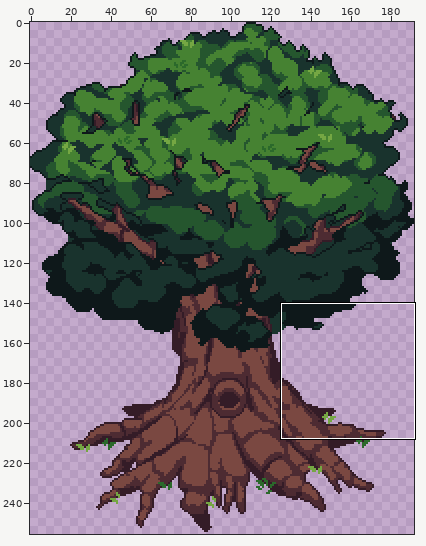
Pixel-art file -- Assets/Art/Environment/Tree.aseprite. Above: a wide view before the commit, with the close-up outlined.
Close-up. Before the commit:
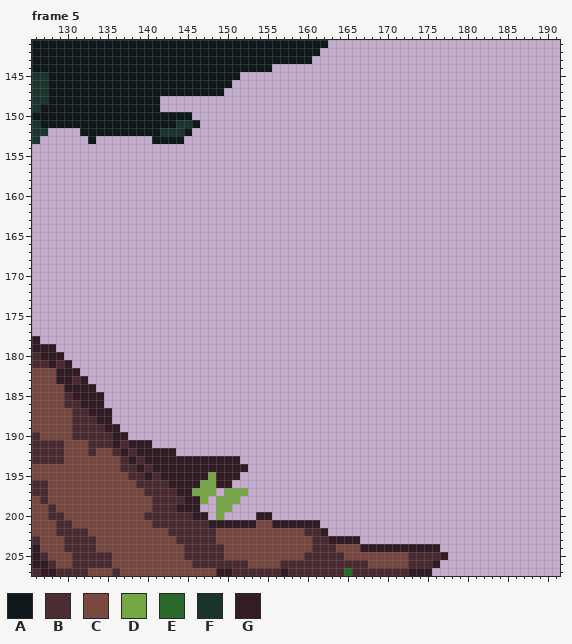
192x256 pixels, 5 frames. Shown: frame 5: x 126..191, y 141..207.
Visible layers, top first: "grass", "front leaves", "trunk", "back leaves".
Palette (. is transparent): A #0e181a  B #4d2b32  C #7a4841  D #75a743  E #2b692b  F #19332d  G #341c27
Pixels before, frame 5 (only the part around the change), first column x 126:
141 AAAAAAAAAAAAAAAAAAAAAAAAAAAAAAAAAAAAA.............................
142 AAAAAAAAAAAAAAAAAAAAAAAAAAAAAAAAAAAA..............................
143 AAAAAAAAAAAAAAAAAAAAAAAAAAAAAAAAAAA...............................
144 AAAAAAAAAAAAAAAAAAAAAAAAAAAAAA....................................
145 FFAAAAAAAAAAAAAAAAAAAAAAAA........................................
146 FFAAAAAAAAAAAAAAAAAAAAAAA.........................................
147 FFAAAAAAAAAAAAAAAAAAAAAA..........................................
148 FFAAAAAAAAAAAAAA..................................................
149 FAAAAAAAAAAAAAAA..................................................
150 AAAAAAAAAAAAAAAAAAAA..............................................
151 FAAAAAAAAAAAAAAAAAFFA.............................................
152 FF....AAAAAAAAAAFFFA..............................................
153 F......A.......AAAA...............................................
154 ..................................................................
155 ..................................................................
156 ..................................................................
157 ..................................................................
158 ..................................................................
159 ..................................................................
160 ..................................................................
161 ..................................................................
162 ..................................................................
163 ..................................................................
164 ..................................................................
165 ..................................................................
166 ..................................................................
167 ..................................................................
168 ..................................................................
169 ..................................................................
170 ..................................................................
171 ..................................................................
172 ..................................................................
173 ..................................................................
174 ..................................................................
175 ..................................................................
176 ..................................................................
177 ..................................................................
178 G.................................................................
179 GGG...............................................................
180 BGGG..............................................................
181 BBGBG.............................................................
182 CCCGGG............................................................
183 CCCGGBG...........................................................
184 CCCCGGGG..........................................................
185 CCCCBGGGG.........................................................
186 CCCCBBGGG.........................................................
187 CCCCCBBGGG........................................................
188 CCCCCBBBGG........................................................
189 CCCCCBBBBGG.......................................................
190 BCCCCBBBBBGG......................................................
191 BBBBCCCBBBGBGGG...................................................
192 BBBBCCCBCCBGBGGGGG................................................
193 BBBBCCCCCCCBGBGGGGGGGGGGGG........................................
194 CCCCCCCCCCCBBGBGGGGGGGGGGGG.......................................
195 CCCCCCCCCCCCBBGBGGGGGGDGGG........................................
196 BBCCCCCCCCCCCBBBBGGGGDDGG.........................................
197 BBCCCCCCCCCCCCBBBBGGDDD.DDD.......................................
198 CBCCCCCCCCCCCCCBBBBGGD.DDD........................................
199 CCBCCCCCCCCCCCCBBBGGG..DD.........................................
200 CCBBCCCCCCCCCCBBBBBBGG.D....GG....................................
201 CCCBBCCCCCCCCCCBBBBBBBGGGGGGCCGGGGGG..............................
202 CCCBBBBCCCCCCCCCCBBBBBBCCCCCCCCCCCBBG.............................
203 BCCCBBBBCCCCCCCCCCBBBBBCCCCCCCCCCCCBBGGGG.........................
204 GCCCBBBBCCCCCCCCCCCBBBBBCCCCCCCCCCCBBBCCCGGGGGGGGGG...............
205 GBCCCBBBBBCCCCCCCCCBBBBBCCCCCCCCCCBBBBBCCCCCCCCBBBBG..............
206 GGBCCBBBBBCCCCCCCCCCBBBBBBBCCCCBBBBBBBBBBBCCCCCBBBG...............
207 BGGBBBBCCCBCCCCCCCCCCCCGGBBBBBBGBBBBBBBEBBBBBBBGGG................
The result:
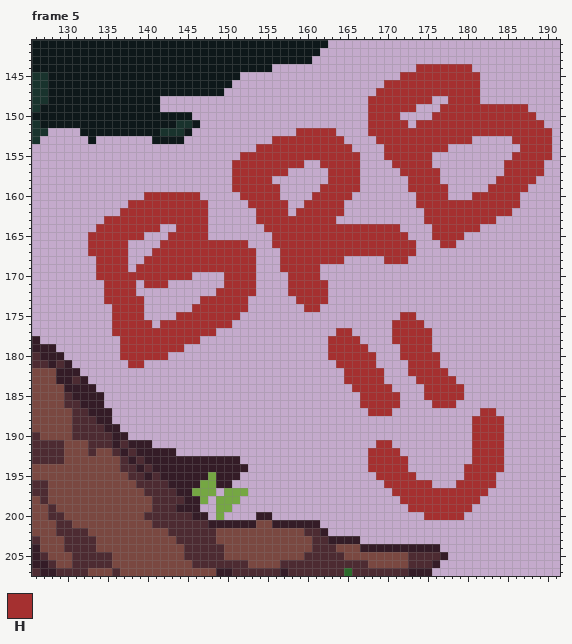
Colours new in this view: H #a53030
Difference:
Frame 5, layer "grass":
y 144: x 174..180 ....... -> HHHHHHH
y 145: x 172..181 .......... -> HHHHHHHHHH
y 146: x 170..181 ............ -> HHHHHHHHHHHH
y 147: x 169..181 ............. -> HHHHHHHHHHHHH
y 148: x 168..175 ........ -> HHHHHHHH; x 178..181 .... -> HHHH
y 149: x 168..173 ...... -> HHHHHH; x 177..187 ........... -> HHHHHHHHHHH
y 150: x 168..171 .... -> HHHH; x 176..188 ............. -> HHHHHHHHHHHHH
y 151: x 168..172 ..... -> HHHHH; x 174..189 ................ -> HHHHHHHHHHHHHHHH
y 152: x 159..163 ..... -> HHHHH; x 168..190 ....................... -> HHHHHHHHHHHHHHHHHHHHHHH
y 153: x 156..164 ......... -> HHHHHHHHH; x 169..180 ............ -> HHHHHHHHHHHH; x 186..190 ..... -> HHHHH
y 154: x 154..165 ............ -> HHHHHHHHHHHH; x 170..177 ........ -> HHHHHHHH; x 187..190 .... -> HHHH
y 155: x 152..166 ............... -> HHHHHHHHHHHHHHH; x 170..175 ...... -> HHHHHH; x 186..190 ..... -> HHHHH
y 156: x 151..159 ......... -> HHHHHHHHH; x 162..166 ..... -> HHHHH; x 171..175 ..... -> HHHHH; x 185..189 ..... -> HHHHH
y 157: x 151..157 ....... -> HHHHHHH; x 163..166 .... -> HHHH; x 172..176 ..... -> HHHHH; x 185..189 ..... -> HHHHH
y 158: x 151..155 ..... -> HHHHH; x 163..166 .... -> HHHH; x 173..176 .... -> HHHH; x 184..188 ..... -> HHHHH
y 159: x 151..156 ...... -> HHHHHH; x 162..166 ..... -> HHHHH; x 173..177 ..... -> HHHHH; x 183..187 ..... -> HHHHH
y 160: x 140..146 ....... -> HHHHHHH; x 152..156 ..... -> HHHHH; x 161..165 ..... -> HHHHH; x 174..177 .... -> HHHH; x 181..186 ...... -> HHHHHH
y 161: x 138..147 .......... -> HHHHHHHHHH; x 153..157 ..... -> HHHHH; x 160..164 ..... -> HHHHH; x 174..186 ............. -> HHHHHHHHHHHHH
y 162: x 137..147 ........... -> HHHHHHHHHHH; x 154..157 .... -> HHHH; x 159..164 ...... -> HHHHHH; x 175..185 ........... -> HHHHHHHHHHH
y 163: x 135..147 ............. -> HHHHHHHHHHHHH; x 154..163 .......... -> HHHHHHHHHH; x 175..183 ......... -> HHHHHHHHH
y 164: x 134..141 ........ -> HHHHHHHH; x 144..147 .... -> HHHH; x 155..171 ................. -> HHHHHHHHHHHHHHHHH; x 176..181 ...... -> HHHHHH
y 165: x 133..139 ....... -> HHHHHHH; x 143..147 ..... -> HHHHH; x 156..172 ................. -> HHHHHHHHHHHHHHHHH; x 176..179 .... -> HHHH
y 166: x 133..137 ..... -> HHHHH; x 142..152 ........... -> HHHHHHHHHHH; x 156..173 .................. -> HHHHHHHHHHHHHHHHHH; x 177..178 .. -> HH
y 167: x 133..137 ..... -> HHHHH; x 141..153 ............. -> HHHHHHHHHHHHH; x 157..173 ................. -> HHHHHHHHHHHHHHHHH
y 168: x 134..137 .... -> HHHH; x 140..153 .............. -> HHHHHHHHHHHHHH; x 157..164 ........ -> HHHHHHHH; x 170..172 ... -> HHH
y 169: x 134..137 .... -> HHHH; x 139..153 ............... -> HHHHHHHHHHHHHHH; x 157..161 ..... -> HHHHH
y 170: x 134..145 ............ -> HHHHHHHHHHHH; x 150..153 .... -> HHHH; x 158..161 .... -> HHHH
y 171: x 135..138 .... -> HHHH; x 140..142 ... -> HHH; x 150..153 .... -> HHHH; x 158..162 ..... -> HHHHH
y 172: x 135..138 .... -> HHHH; x 149..153 ..... -> HHHHH; x 158..162 ..... -> HHHHH
y 173: x 135..139 ..... -> HHHHH; x 147..152 ...... -> HHHHHH; x 159..162 .... -> HHHH
y 174: x 136..139 .... -> HHHH; x 146..152 ....... -> HHHHHHH; x 160..161 .. -> HH
y 175: x 136..139 .... -> HHHH; x 144..151 ........ -> HHHHHHHH; x 172..173 .. -> HH
y 176: x 136..140 ..... -> HHHHH; x 142..150 ......... -> HHHHHHHHH; x 171..174 .... -> HHHH
y 177: x 136..148 ............. -> HHHHHHHHHHHHH; x 164..165 .. -> HH; x 171..175 ..... -> HHHHH
y 178: x 137..146 .......... -> HHHHHHHHHH; x 163..166 .... -> HHHH; x 171..175 ..... -> HHHHH
y 179: x 137..144 ........ -> HHHHHHHH; x 163..167 ..... -> HHHHH; x 172..175 .... -> HHHH
y 180: x 137..142 ...... -> HHHHHH; x 163..168 ...... -> HHHHHH; x 172..176 ..... -> HHHHH
y 181: x 138..139 .. -> HH; x 164..168 ..... -> HHHHH; x 173..176 .... -> HHHH
y 182: x 165..169 ..... -> HHHHH; x 173..177 ..... -> HHHHH
y 183: x 165..169 ..... -> HHHHH; x 174..178 ..... -> HHHHH
y 184: x 166..170 ..... -> HHHHH; x 175..179 ..... -> HHHHH
y 185: x 167..171 ..... -> HHHHH; x 175..179 ..... -> HHHHH
y 186: x 167..171 ..... -> HHHHH; x 176..178 ... -> HHH
y 187: x 168..170 ... -> HHH; x 182..183 .. -> HH
y 188..190: x 181..184 .... -> HHHH
y 191: x 169..170 .. -> HH; x 181..184 .... -> HHHH
y 192: x 168..171 .... -> HHHH; x 181..184 .... -> HHHH
y 193: x 168..172 ..... -> HHHHH; x 181..184 .... -> HHHH
y 194: x 168..172 ..... -> HHHHH; x 180..184 ..... -> HHHHH
y 195: x 169..173 ..... -> HHHHH; x 180..183 .... -> HHHH
y 196: x 170..175 ...... -> HHHHHH; x 179..183 ..... -> HHHHH
y 197: x 171..182 ............ -> HHHHHHHHHHHH
y 198: x 172..181 .......... -> HHHHHHHHHH
y 199: x 173..180 ........ -> HHHHHHHH
y 200: x 175..179 ..... -> HHHHH
